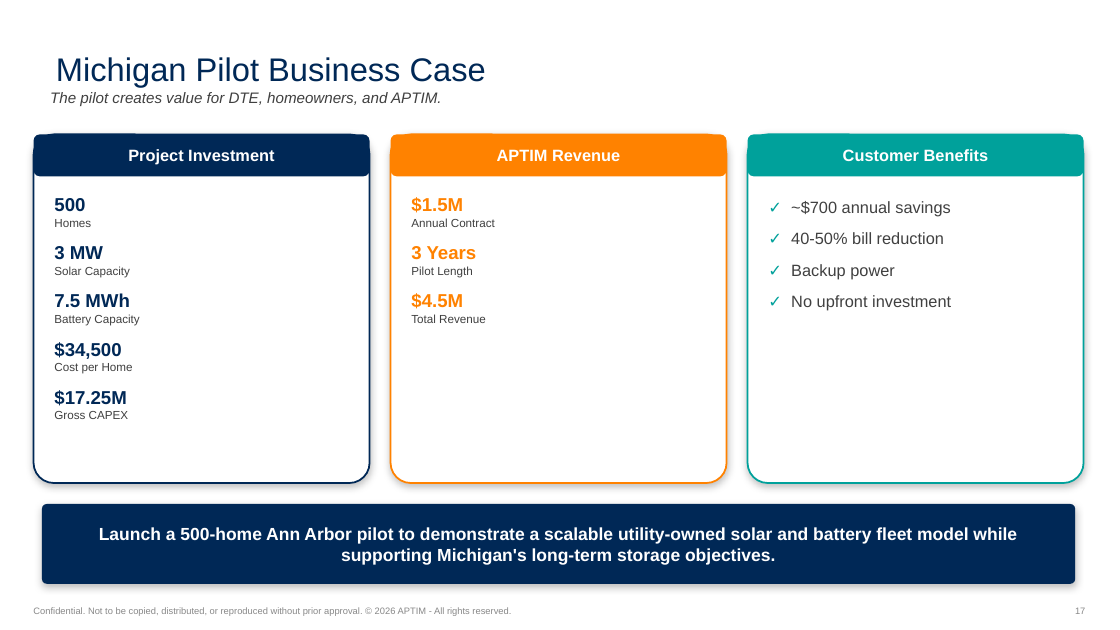
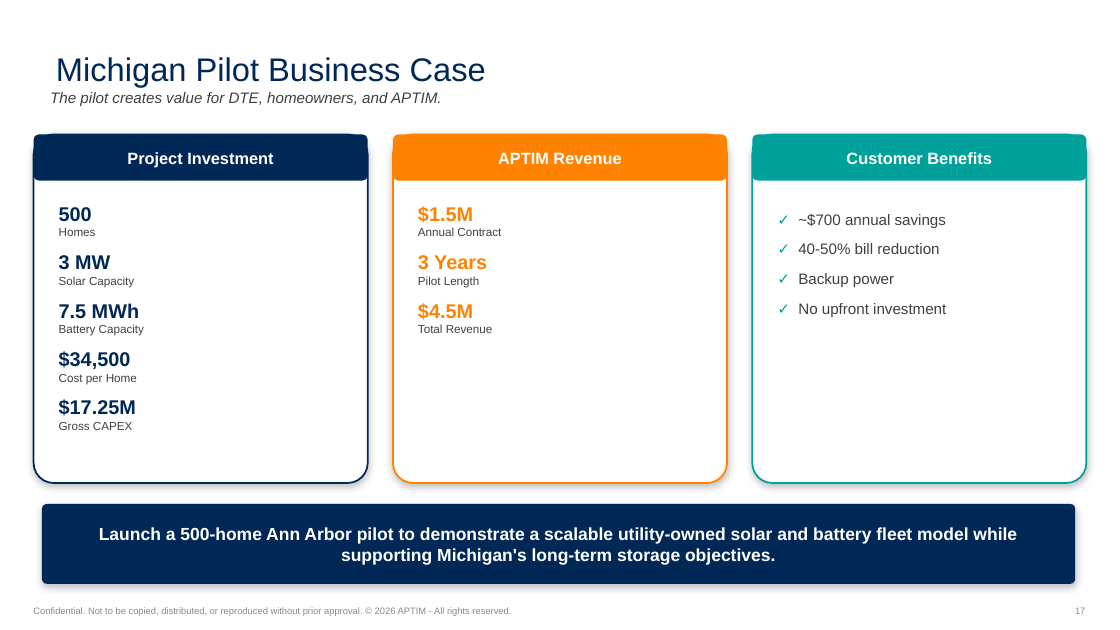
Before and after one commit to graseeuh/HERMES, a slide deck: slide 22 of Michigan_Use_Case_Slides.pptx. Drawn at 1120x630 pixels with LibreOffice and Linux fonts; fonts in the diff are those of the drawing; background and template pictures are left out. Boxes give left, top, right and bottom in pixels: in the first picture for what was removed or moved away, otherwise in the second. Text is boxed around its words. In the diff, an @@ line names an element or a change of style, - is before the commit and + after.

```diff
--- a/Michigan_Use_Case_Slides.pptx
+++ b/Michigan_Use_Case_Slides.pptx
@@ rounded rectangle "Project Investment": place and size @@
-rounded rectangle "Project Investment" at bbox=[34, 134, 370, 176]
+rounded rectangle "Project Investment" at bbox=[34, 134, 368, 181]
@@ rounded rectangle "APTIM Revenue": place and size @@
-rounded rectangle "APTIM Revenue" at bbox=[391, 134, 727, 176]
+rounded rectangle "APTIM Revenue" at bbox=[393, 134, 728, 181]
@@ proportions changed in 3 elements at bbox=[34, 134, 368, 181], bbox=[393, 134, 728, 181], bbox=[753, 134, 1087, 181] @@
@@ rounded rectangle "Customer Benefits": place and size @@
-rounded rectangle "Customer Benefits" at bbox=[748, 134, 1084, 176]
+rounded rectangle "Customer Benefits" at bbox=[753, 134, 1087, 181]
@@ rounded rectangle: place and size @@
-rounded rectangle at bbox=[748, 134, 1084, 483]
+rounded rectangle at bbox=[753, 134, 1087, 483]
@@ text "500": place and size @@
-text "500" at bbox=[54, 198, 139, 419]
+text "500" at bbox=[59, 207, 144, 430]
@@ text "500" at bbox=[59, 207, 144, 430]: size 16 to 17 pt in "500", "3 MW", "7.5 MWh", "$34,500" and 1 more places; less space between paragraphs @@
@@ text "$1.5M": place and size @@
-text "$1.5M" at bbox=[411, 197, 495, 323]
+text "$1.5M" at bbox=[418, 206, 501, 333]
@@ text "$1.5M" at bbox=[418, 206, 501, 333]: size 16 to 17 pt in "$1.5M", "3 Years", "$4.5M"; less space between paragraphs @@
@@ text "✓ ~$700 annual savings": place and size @@
-text "✓ ~$700 annual savings" at bbox=[791, 201, 950, 244]
+text "✓ ~$700 annual savings" at bbox=[798, 214, 946, 254]
@@ text "✓ ~$700 annual savings" at bbox=[798, 214, 946, 254]: size 14 to 13 pt @@
```
Also in this commit, not shown: 2 other slides changed.
